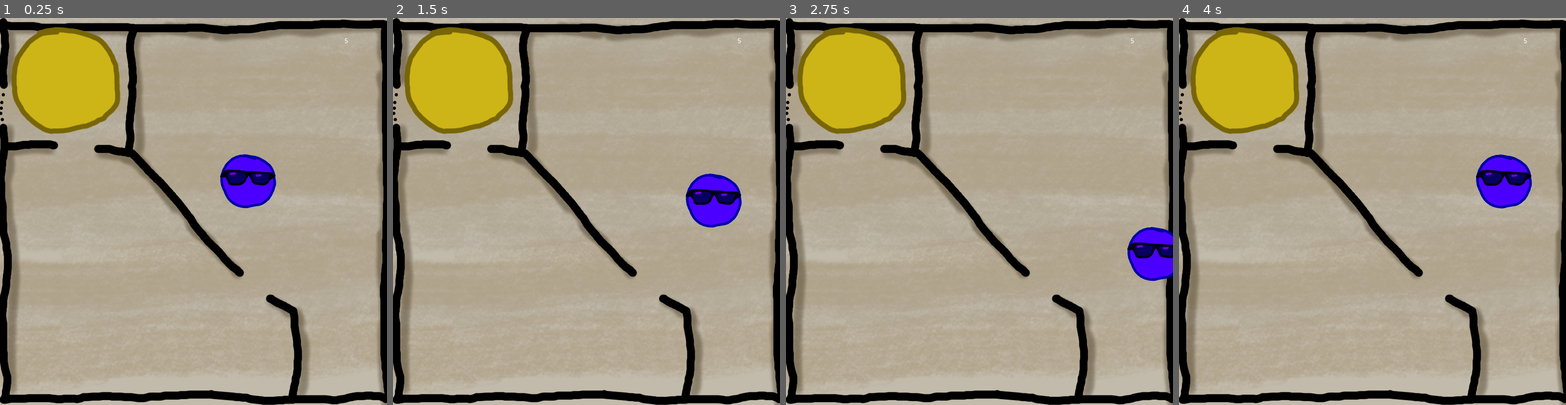
Above: before the commit, frames 1-4 (left to right).
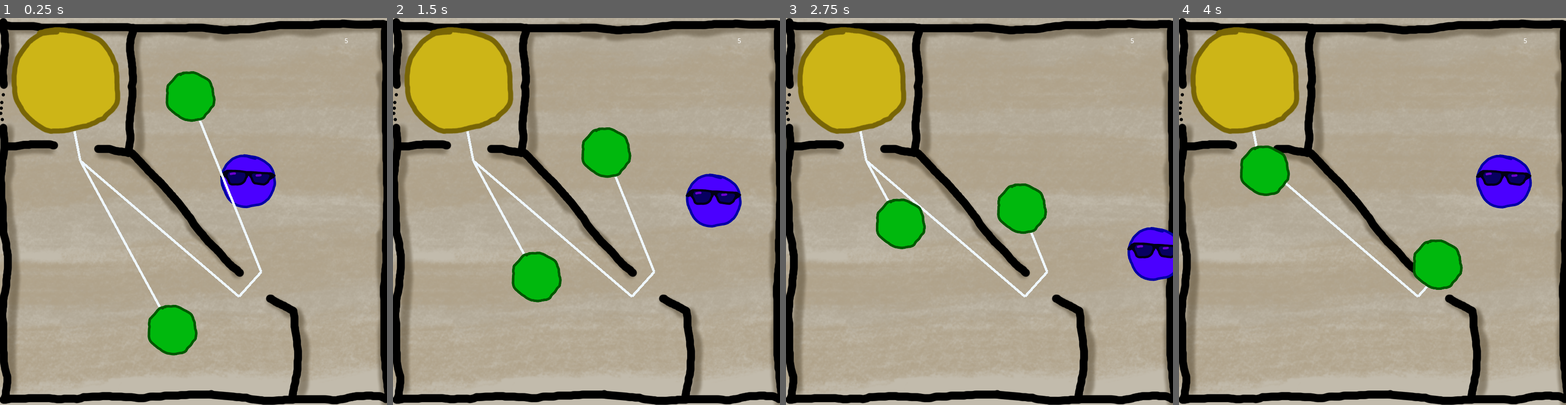
Above: after the commit, the same moments.

Repository: jalarimar/pizza
Game: Godot game, scene res://Level 1.tscn
Same seed, same stepped clock (60 frames per second), same inputs: the game is played once before the commit and once after it.
Inputs (mouse positions are in pixels of both pictures, inside the frame that each line leads up to):
- Up to frame 1 (0.25 s): no input
- Up to frame 2 (1.5 s): move the mouse to (578, 83) at 0.52 s; hold D (right) 0.53-1.28 s; move the mouse to (489, 300) at 1.27 s; hold S (down) from 1.28 s (still down)
- Up to frame 3 (2.75 s): move the mouse to (1018, 126) at 2.02 s; release S (down) at 2.03 s; hold D (right) from 2.03 s (still down)
- Up to frame 4 (4 s): move the mouse to (1353, 288) at 2.77 s; release D (right) at 2.78 s; hold W (up) 2.78-3.53 s; move the mouse to (1488, 269) at 3.52 s; hold A (left) from 3.53 s (still down)

The runs differ from the first frame. In frame 1, 3.7% of the frame differs, in the area x 18-68%, y 13-88%; in frame 2, 3.5%; in frame 3, 3.3%; in frame 4, 3.0%.

Commit message:
Implement navigation for friends

Diff:
--- a/Friend.gd
+++ b/Friend.gd
@@ -6,37 +6,41 @@
 var hungryness = 1    # 1, 2, 3
 var coolness = 0      # -5, 1, 5, 20
 var is_aware = false
-
-# Called when the node enters the scene tree for the first time.
-func _ready():
-	# randomly generate stats
-
-	# set image depending on stats
-	$Sprite.texture = load("friend.png")
+var direction = Vector2.UP
+var speed = 100
 
 
+func _ready():
+    # randomly generate stats
+
+    # set image depending on stats
+    $Sprite.texture = load("res://person_friend.png")
+
+func _process(delta):
+
+    move_and_slide(direction * speed)
 
 func on_reach_pizza_box():
-	if not is_aware:
-		is_aware = true
-		emit_signal("pizza", position)
-	for pizza in get_parent().get_node("PizzaBox").get_children():
-		if not pizza.is_claimed:
-			pizza.is_claimed = true
-			# move pizza
-			pizza.queue_free()
-			break
+    if not is_aware:
+        is_aware = true
+        emit_signal("pizza", position)
+    for pizza in get_parent().get_node("PizzaBox").get_children():
+        if not pizza.is_claimed:
+            pizza.is_claimed = true
+            # move pizza
+            pizza.queue_free()
+            break
 
 
 func make_comments():
-	if is_aware:
-		# make pizza comment
-		pass
-	else:
-		# make ordinary comment
-		pass
+    if is_aware:
+        # make pizza comment
+        pass
+    else:
+        # make ordinary comment
+        pass
 
 
 func _on_Friend_mouse_entered():
-	# show friend list
-	pass
+    # show friend list
+    pass
--- a/Friend.tscn
+++ b/Friend.tscn
@@ -4,18 +4,14 @@
 [ext_resource path="res://person_friend.png" type="Texture" id=2]
 
 [sub_resource type="CircleShape2D" id=1]
-radius = 95.5163
+radius = 62.1289
 
-[node name="Friend" type="KinematicBody2D"]
+[node name="Friend" type="KinematicBody2D" groups=[
+"friend",
+]]
 position = Vector2( 382, 135 )
 scale = Vector2( 0.5, 0.5 )
 script = ExtResource( 1 )
-
-[node name="CollisionShape2D" type="CollisionShape2D" parent="."]
-shape = SubResource( 1 )
-__meta__ = {
-"_edit_lock_": true
-}
 
 [node name="Sprite" type="Sprite" parent="."]
 modulate = Color( 0, 1.10588, 0.146875, 1 )
@@ -24,5 +20,10 @@
 "_edit_lock_": true
 }
 
-[node name="NavigationPolygonInstance" type="NavigationPolygonInstance" parent="."]
+[node name="CollisionShape2D" type="CollisionShape2D" parent="."]
+shape = SubResource( 1 )
+__meta__ = {
+"_edit_lock_": true
+}
+
 [connection signal="mouse_entered" from="." to="." method="_on_Friend_mouse_entered"]
--- /dev/null
+++ b/FriendNavigator.gd
@@ -0,0 +1,16 @@
+extends Navigation2D
+
+func _draw():
+    var pizza_box = get_tree().get_nodes_in_group("pizza_box")[0]
+    for friend in get_tree().get_nodes_in_group("friend"):
+        var path = get_simple_path(friend.position, pizza_box.position)
+        for i in range(path.size() - 1):
+            draw_line(path[i], path[i+1], Color.aliceblue, 5)
+
+func _process(delta):
+    var pizza_box = get_tree().get_nodes_in_group("pizza_box")[0]
+    for friend in get_tree().get_nodes_in_group("friend"):
+        var path = get_simple_path(friend.position, pizza_box.position)
+        if path.size() > 1:
+            friend.direction = (path[1] - friend.position).normalized()
+    update()
--- a/Level 1.tscn
+++ b/Level 1.tscn
@@ -1,10 +1,16 @@
-[gd_scene load_steps=6 format=2]
+[gd_scene load_steps=8 format=2]
 
 [ext_resource path="res://level1.png" type="Texture" id=1]
 [ext_resource path="res://Player.tscn" type="PackedScene" id=2]
-[ext_resource path="res://Friend.tscn" type="PackedScene" id=3]
-[ext_resource path="res://Pizza.tscn" type="PackedScene" id=4]
-[ext_resource path="res://person_normal.png" type="Texture" id=5]
+[ext_resource path="res://FriendNavigator.gd" type="Script" id=3]
+[ext_resource path="res://Friend.tscn" type="PackedScene" id=4]
+[ext_resource path="res://Pizza.tscn" type="PackedScene" id=5]
+[ext_resource path="res://person_normal.png" type="Texture" id=6]
+
+[sub_resource type="NavigationPolygon" id=2]
+vertices = PoolVector2Array( 264, 27, 261, 264, 167, 242, 16, 29, 590, 778, 19, 776, 15, 274, 137, 294, 604, 703, 136, 239, 19, 253, 166, 295, 494, 576, 283, 24, 786, 23, 793, 773, 621, 597, 635, 783, 554, 541, 540, 525, 515, 586, 595, 615, 264, 289, 281, 274 )
+polygons = [ PoolIntArray( 0, 1, 2, 3 ), PoolIntArray( 4, 5, 6, 7, 8 ), PoolIntArray( 9, 10, 3 ), PoolIntArray( 9, 3, 2 ), PoolIntArray( 7, 9, 2, 11 ), PoolIntArray( 8, 7, 11, 12 ), PoolIntArray( 13, 14, 15, 16 ), PoolIntArray( 15, 17, 16 ), PoolIntArray( 13, 16, 18, 19 ), PoolIntArray( 20, 21, 8 ), PoolIntArray( 11, 22, 12 ), PoolIntArray( 20, 8, 12 ), PoolIntArray( 20, 12, 19, 18 ), PoolIntArray( 13, 19, 23 ) ]
+outlines = [ PoolVector2Array( 16, 29, 264, 27, 261, 264, 167, 242, 166, 295, 264, 289, 494, 576, 540, 525, 281, 274, 283, 24, 786, 23, 793, 773, 635, 783, 621, 597, 554, 541, 515, 586, 595, 615, 604, 703, 590, 778, 19, 776, 15, 274, 137, 294, 136, 239, 19, 253 ) ]
 
 [node name="Level 1" type="Node2D"]
 
@@ -15,11 +21,6 @@
 
 [node name="Player" parent="." instance=ExtResource( 2 )]
 
-[node name="Friend" parent="." instance=ExtResource( 3 )]
-
-[node name="Friend2" parent="." instance=ExtResource( 3 )]
-position = Vector2( 199.697, 586.346 )
-
 [node name="Walls" type="Node2D" parent="."]
 
 [node name="StaticBody2D" type="StaticBody2D" parent="Walls"]
@@ -27,11 +28,11 @@
 [node name="CollisionPolygon2D" type="CollisionPolygon2D" parent="Walls/StaticBody2D"]
 polygon = PoolVector2Array( 265.797, 21.4163, 262.121, 266.937, 195.228, 263.261, 195.228, 275.758, 264.327, 286.049, 4 …(501 unchanged characters)…
 
-[node name="PizzaBox" type="Node2D" parent="."]
-position = Vector2( 133.787, 132.316 )
+[node name="Navigation2D" type="Navigation2D" parent="Walls"]
+script = ExtResource( 3 )
 
-[node name="Pizza" parent="PizzaBox" instance=ExtResource( 4 )]
-texture = ExtResource( 5 )
+[node name="NavigationPolygonInstance2" type="NavigationPolygonInstance" parent="Walls/Navigation2D"]
+navpoly = SubResource( 2 )
 
 [node name="RichTextLabel" type="RichTextLabel" parent="."]
 margin_left = 711.838
@@ -39,3 +40,16 @@
 margin_right = 762.838
 margin_bottom = 80.5565
 text = "5"
+
+[node name="Friend" parent="." instance=ExtResource( 4 )]
+
+[node name="Friend2" parent="." instance=ExtResource( 4 )]
+position = Vector2( 366, 663 )
+
+[node name="PizzaBox" type="Node2D" parent="." groups=[
+"pizza_box",
+]]
+position = Vector2( 133.787, 132.316 )
+
+[node name="Pizza" parent="PizzaBox" instance=ExtResource( 5 )]
+texture = ExtResource( 6 )
--- a/Player.tscn
+++ b/Player.tscn
@@ -10,12 +10,6 @@
 position = Vector2( 509, 338 )
 script = ExtResource( 1 )
 
-[node name="CollisionShape2D" type="CollisionShape2D" parent="."]
-shape = SubResource( 1 )
-__meta__ = {
-"_edit_lock_": true
-}
-
 [node name="Sprite" type="Sprite" parent="."]
 modulate = Color( 1.09724, 0, 1.10588, 1 )
 scale = Vector2( 0.5, 0.5 )
@@ -23,3 +17,9 @@
 __meta__ = {
 "_edit_lock_": true
 }
+
+[node name="CollisionShape2D" type="CollisionShape2D" parent="."]
+shape = SubResource( 1 )
+__meta__ = {
+"_edit_lock_": true
+}
